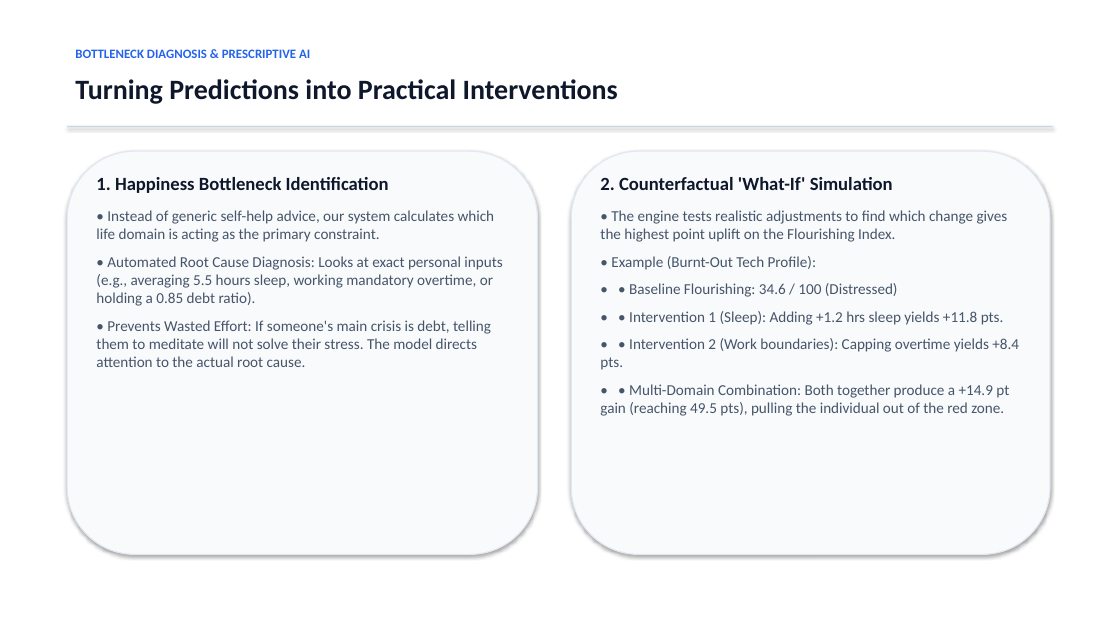
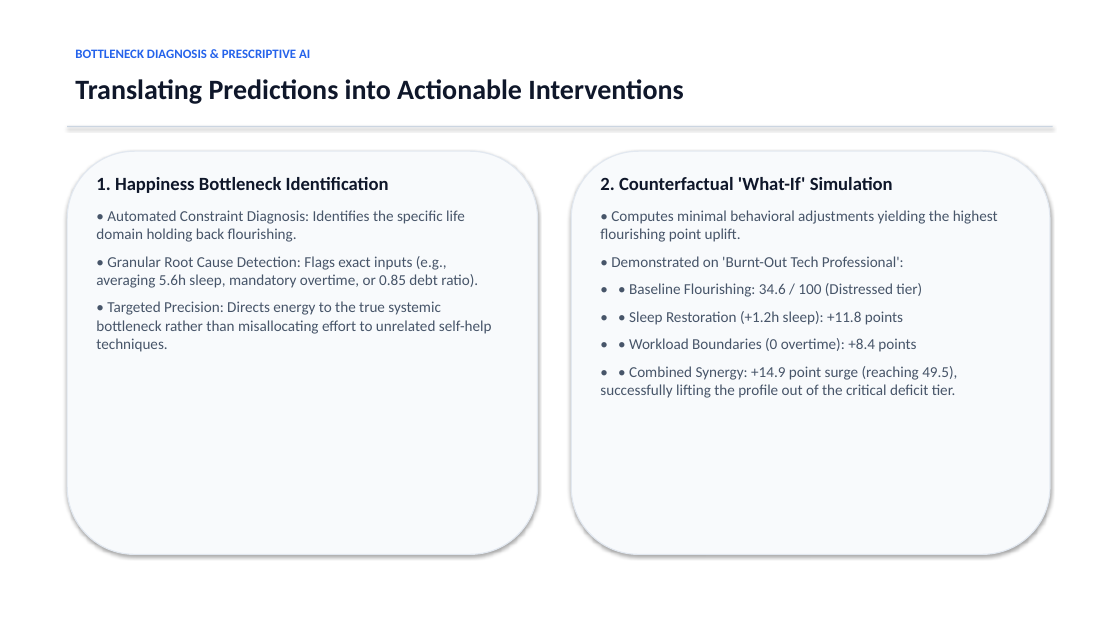
Before and after one commit to ESHANT05/happiness, a slide deck: slide 9 of Personal_Wellbeing_Research_Presentation.pptx (slide 8 before the commit). Drawn at 1120x630 pixels with LibreOffice and Linux fonts; fonts in the diff are those of the drawing. Boxes give left, top, right and bottom in pixels: in the first picture for what was removed or moved away, otherwise in the second. Text is boxed around its words. In the diff, an @@ line names an element or a change of style, - is before the commit and + after.

```diff
--- a/Personal_Wellbeing_Research_Presentation.pptx
+++ b/Personal_Wellbeing_Research_Presentation.pptx
@@ text at [75, 79, 683, 104]: text changed @@
-Turning Predictions into Practical Interventions
+Translating Predictions into Actionable Interventions
@@ text at [96, 210, 492, 352]: text changed @@
-• Instead of generic self-help advice, our system calculates which life domain is acting as the primary constraint.
-• Automated Root Cause Diagnosis: Looks at exact personal inputs (e.g., averaging 5.5 hours sleep, working mandatory overtime, or holding a 0.85 debt ratio).
-• Prevents Wasted Effort: If someone's main crisis is debt, telling them to meditate will not solve their stress. The model directs attention to the actual root cause.
+• Automated Constraint Diagnosis: Identifies the specific life domain holding back flourishing.
+• Granular Root Cause Detection: Flags exact inputs (e.g., averaging 5.6h sleep, mandatory overtime, or 0.85 debt ratio).
+• Targeted Precision: Directs energy to the true systemic bottleneck rather than misallocating effort to unrelated self-help techniques.
@@ text at [600, 210, 998, 398]: text changed @@
-• The engine tests realistic adjustments to find which change gives the highest point uplift on the Flourishing Index.
-• Example (Burnt-Out Tech Profile):
-• • Baseline Flourishing: 34.6 / 100 (Distressed)
-• • Intervention 1 (Sleep): Adding +1.2 hrs sleep yields +11.8 pts.
-• • Intervention 2 (Work boundaries): Capping overtime yields +8.4 pts.
-• • Multi-Domain Combination: Both together produce a +14.9 pt gain (reaching 49.5 pts), pulling the individual out of the red zone.
+• Computes minimal behavioral adjustments yielding the highest flourishing point uplift.
+• Demonstrated on 'Burnt-Out Tech Professional':
+• • Baseline Flourishing: 34.6 / 100 (Distressed tier)
+• • Sleep Restoration (+1.2h sleep): +11.8 points
+• • Workload Boundaries (0 overtime): +8.4 points
+• • Combined Synergy: +14.9 point surge (reaching 49.5), successfully lifting the profile out of the critical deficit tier.
```
Also in this commit, not shown: 9 other slides changed, 1 slide added, 14 other files.
